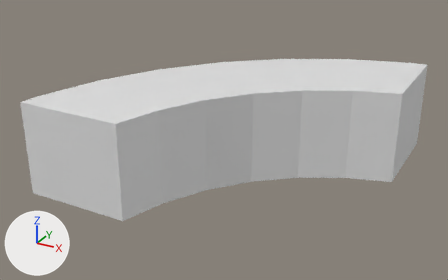
Before and after pictures for a commit that changed the OBJ model assets/c.obj.
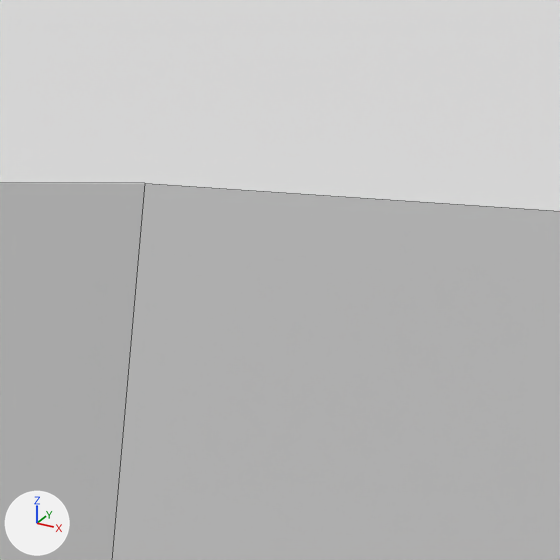
There are two pictures of each version: one whole from a 50 mm lens placed at (0.252, -1.185, 0.881), pointed at (-0.772, 0.676, -0.05), one close up on the part from 76% to 87% of the width and 27% to 44% of the height. Arrows for +X, +Y and +Z are at lower left; the lights stay in place. The close-ups show mesh edges as thin lines. Where no turn or scale is listed for an object, it has been applied to the vertices.

Names of what the first close-up shows: 'Cylinder.000_Cylinder.006'.
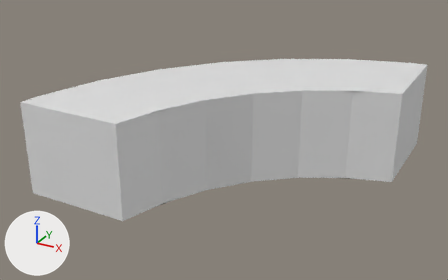
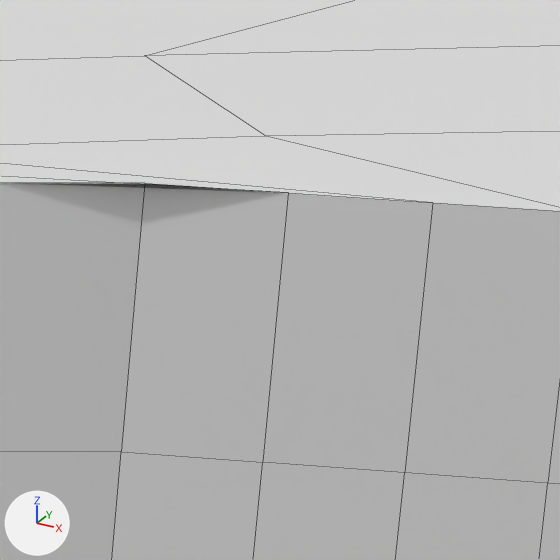
The edits, one by one:
me_cylinder_000_cylinder_006 is used by ob_cylinder_000_cylinder_006; location (0.0, 0.0, 0.0).
me_cylinder_000_cylinder_006 had 32 vertices, 18 faces and spanned x -1.268..-0.184, y 0.184..1.268, z -0.17..0.17.
me_cylinder_000_cylinder_006 now has 386 vertices, 384 faces and spans x -1.268..-0.184, y 0.184..1.268, z -0.17..0.17.
me_cylinder_000_cylinder_006 part 1: 354 vertices added at x -1.268..-0.184, y 0.184..1.268, z -0.17..0.17.

Location of each change, (x1, y1, x2, y2) in pixels of the close-ups (560 x 560 px):
part 1 of me_cylinder_000_cylinder_006, added
    after: (0, 0, 560, 560)
